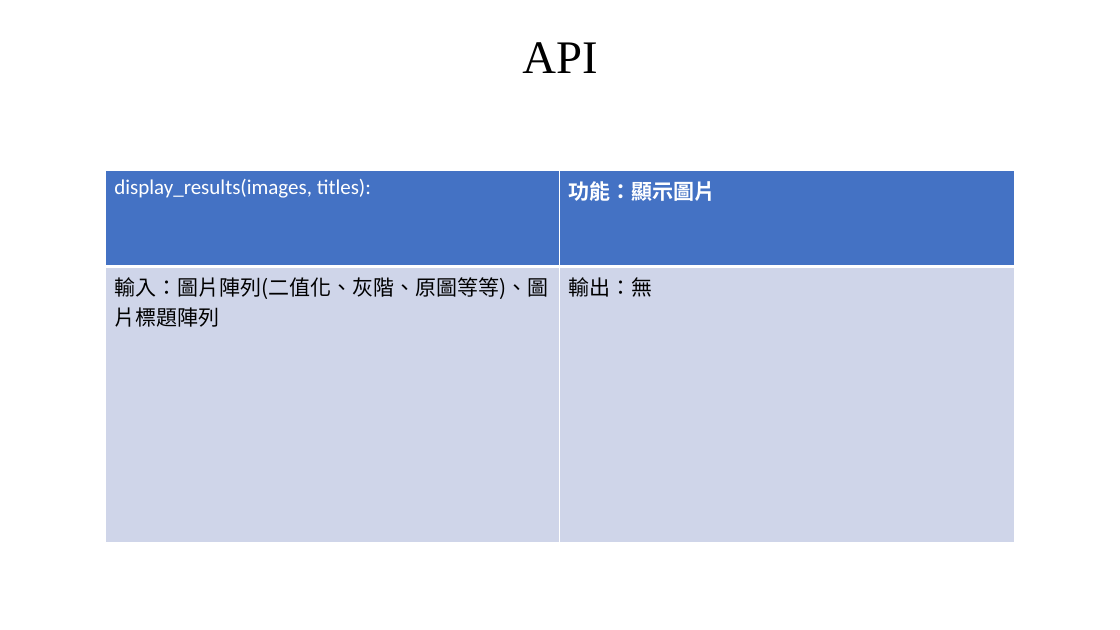
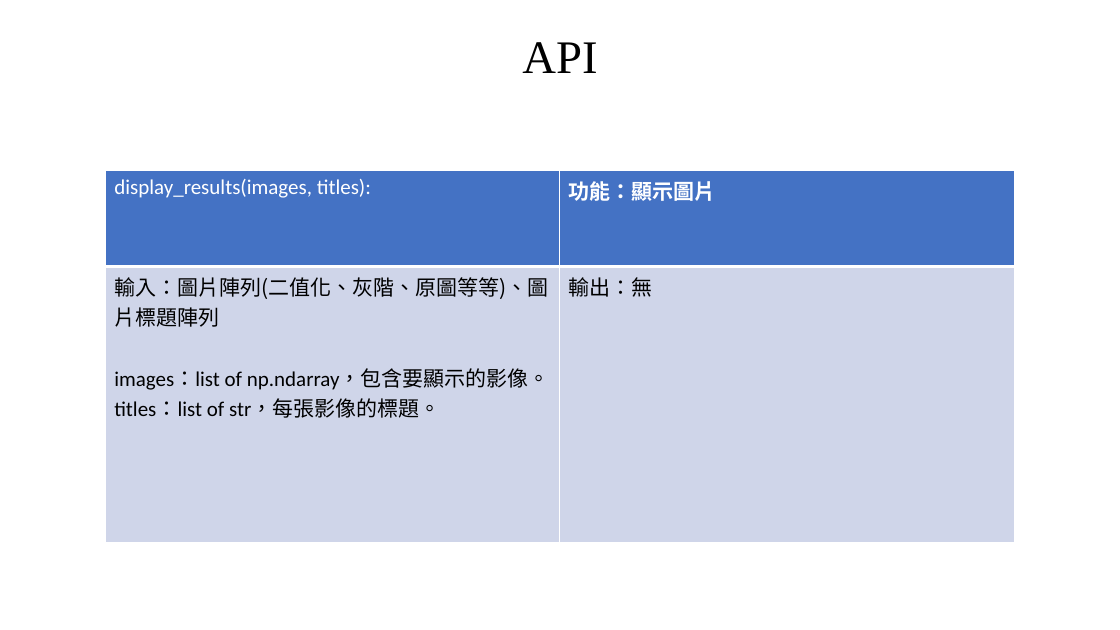
Before and after one commit to a147852z/embedded_image, a slide deck: slide 11 of 嵌入式影像處理.pptx. Drawn at 1120x630 pixels with LibreOffice and Linux fonts; fonts in the diff are those of the drawing. Boxes give left, top, right and bottom in pixels: in the first picture for what was removed or moved away, otherwise in the second. Text is boxed around its words. In the diff, an @@ line names an element or a change of style, - is before the commit and + after.

```diff
--- a/嵌入式影像處理.pptx
+++ b/嵌入式影像處理.pptx
@@ table at (106, 171, 1015, 543) @@
-row 2, column 1: 輸入：圖片陣列(二值化、灰階、原圖等等)、圖片標題陣列
+row 2, column 1: 輸入：圖片陣列(二值化、灰階、原圖等等)、圖片標題陣列 / images：list of np.ndarray，包含要顯示的影像。 / titles：list of str，每張影像的標題。
```
Also in this commit, not shown: 9 other slides changed.
